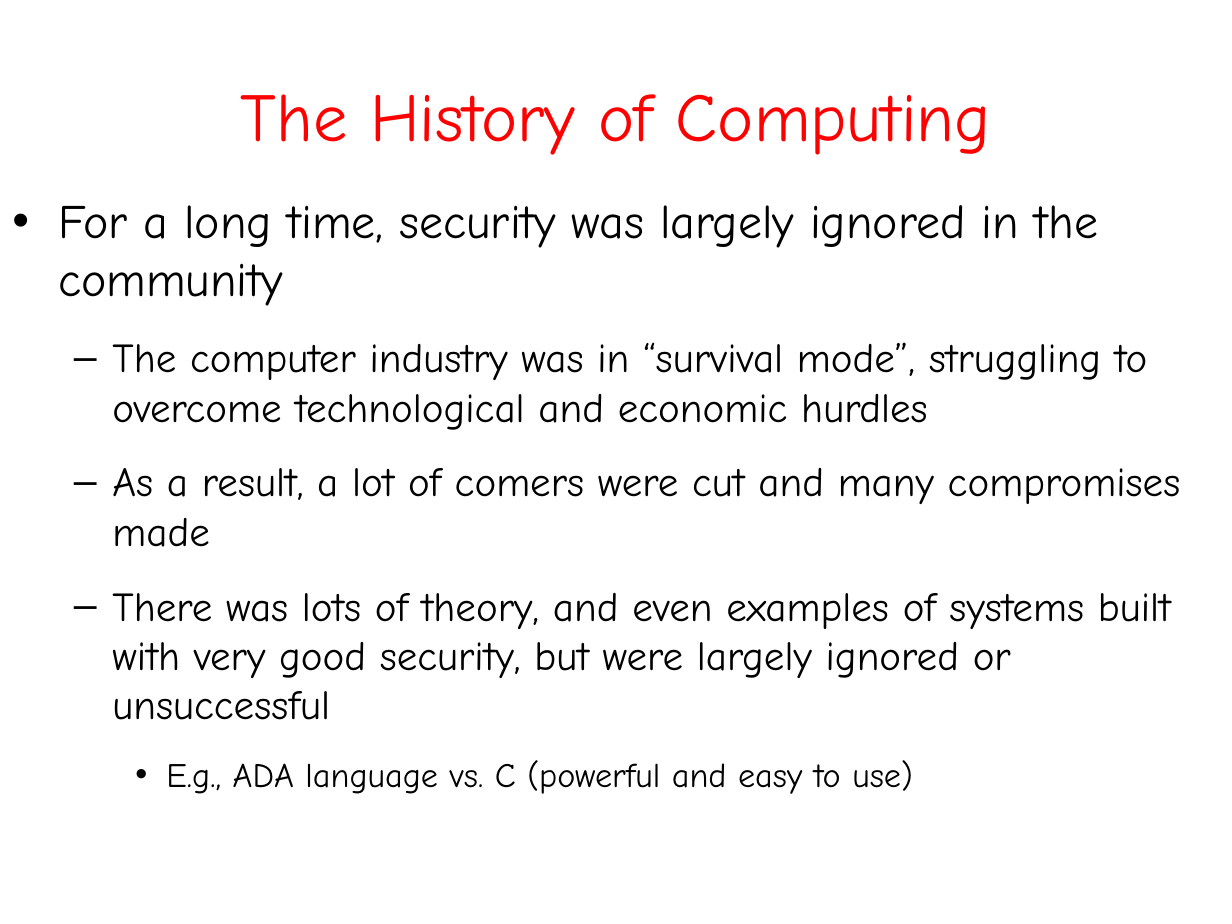
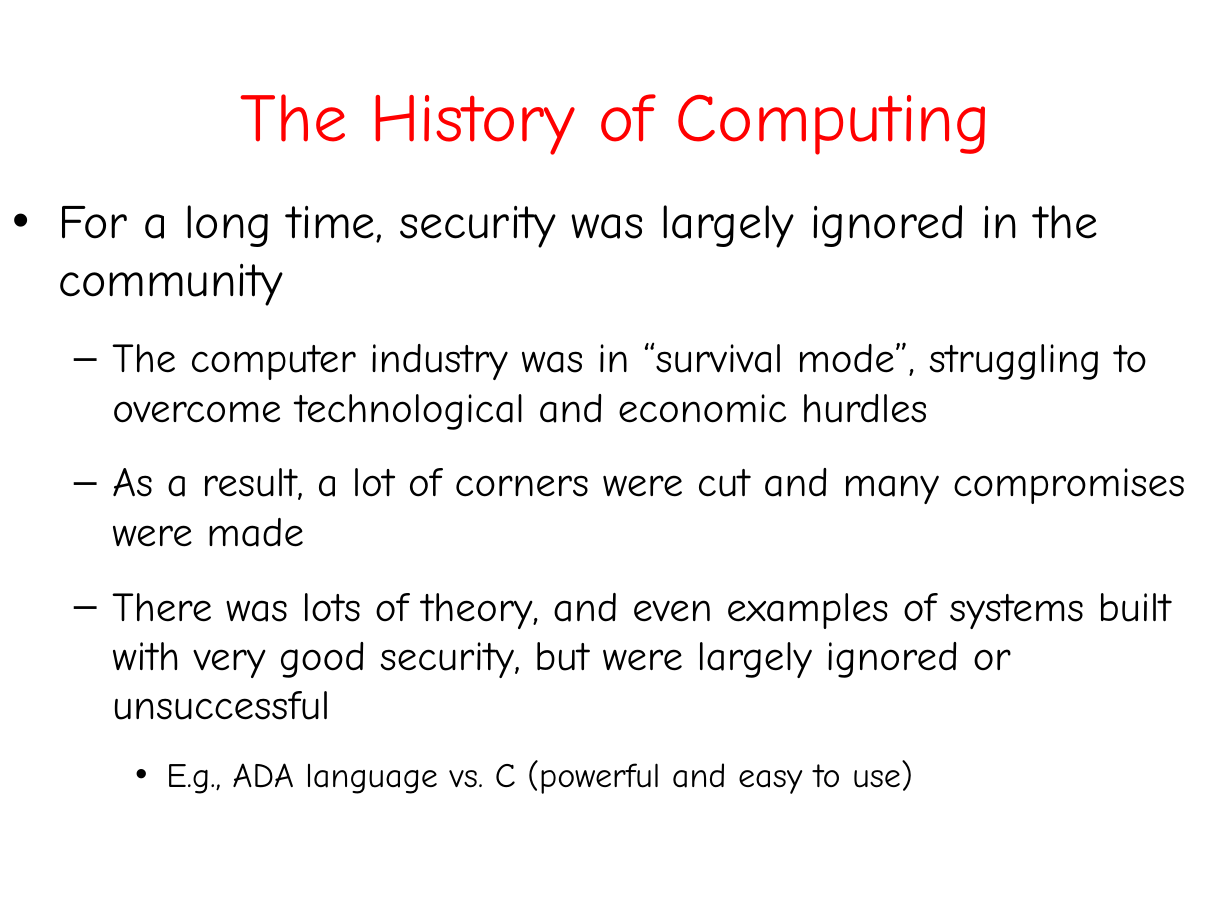
Before and after one commit to mirfanud/Fall2025, a slide deck: slide 9 of IS - Slides 1 - Introduction.ppt. Drawn at 1232x924 pixels with LibreOffice and Linux fonts; fonts in the diff are those of the drawing. Boxes give left, top, right and bottom in pixels: in the first picture for what was removed or moved away, otherwise in the second. Text is boxed around its words. In the diff, an @@ line names an element or a change of style, - is before the commit and + after.

```diff
--- a/IS - Slides 1 - Introduction.ppt
+++ b/IS - Slides 1 - Introduction.ppt
@@ text at bbox=[112, 468, 1186, 547]: text changed @@
-  – As a result, a lot of comers were cut and many compromises made
+  – As a result, a lot of corners were cut and many compromises were made
```
Also in this commit, not shown: 2 other slides changed, 1 other file.
